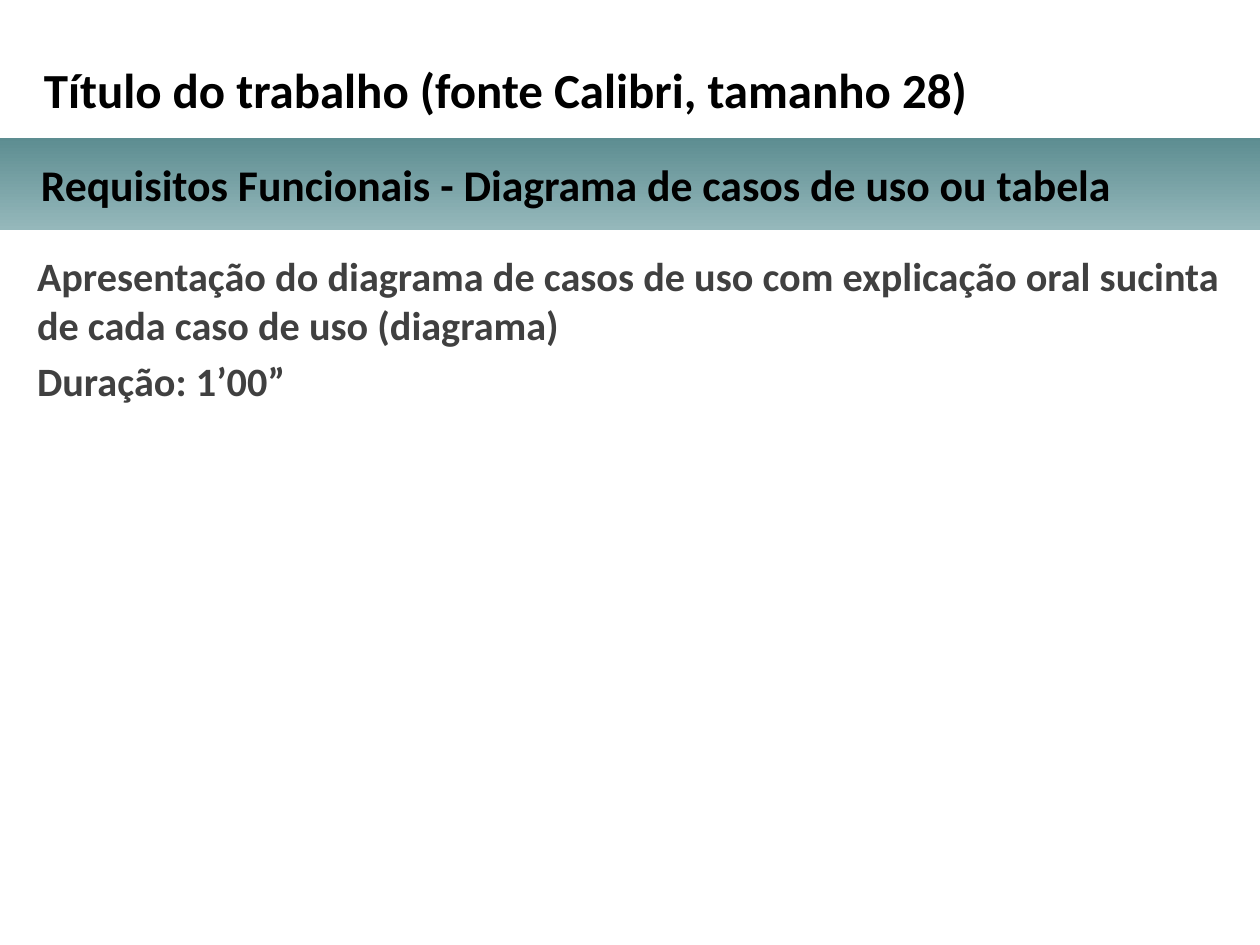
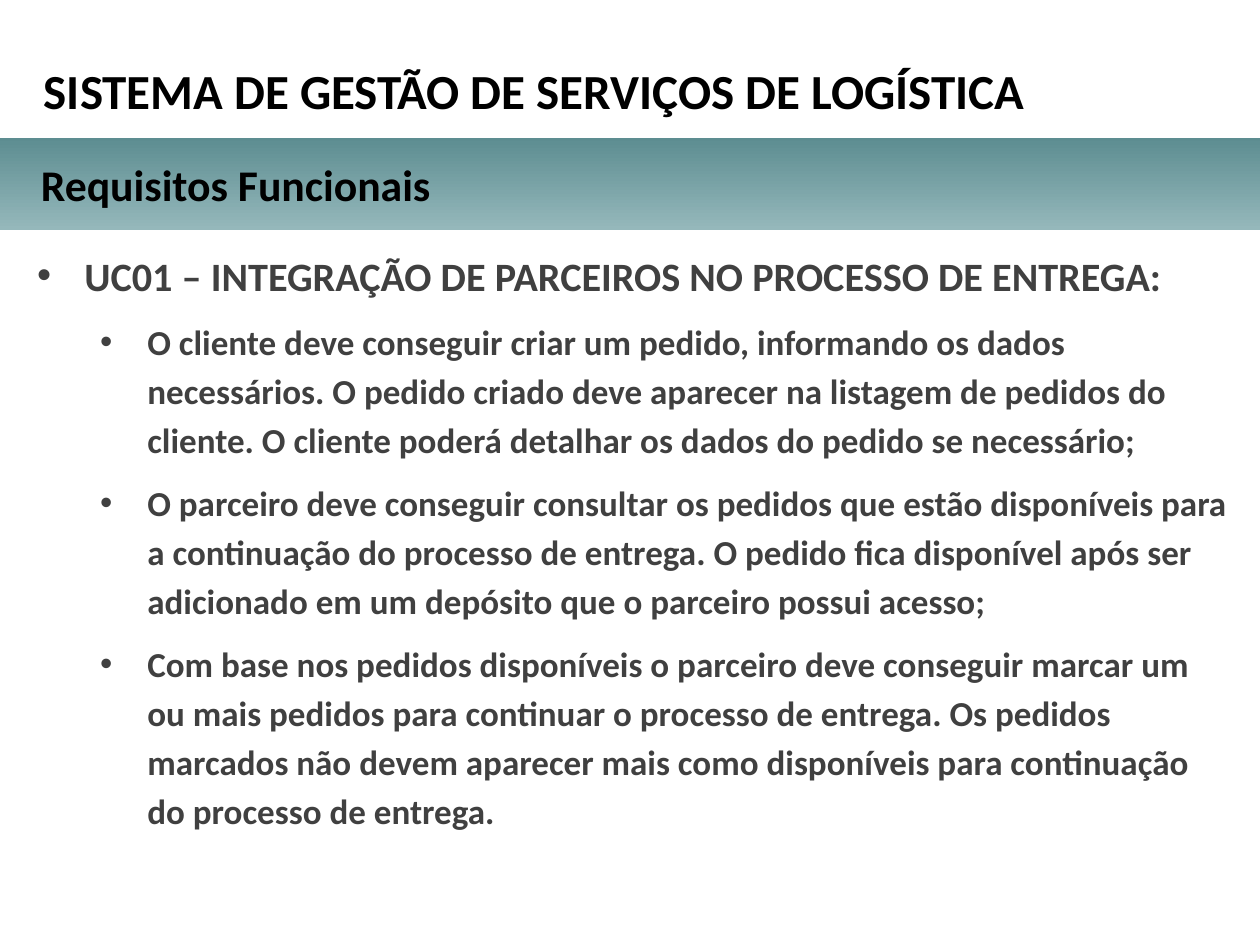
Before and after one commit to paulooorg/tcc-asd, a slide deck: slide 3 of docs/apresentacao.pptx. Drawn at 1260x945 pixels with LibreOffice and Linux fonts; fonts in the diff are those of the drawing; background and template pictures are left out. Boxes give left, top, right and bottom in pixels: in the first picture for what was removed or moved away, otherwise in the second. Text is boxed around its words. In the diff, an @@ line names an element or a change of style, - is before the commit and + after.

Commit message:
Adiciona aquivos do TCC

```diff
--- a/docs/apresentacao.pptx
+++ b/docs/apresentacao.pptx
@@ text at (44,68,1024,118): text changed @@
-Título do trabalho (fonte Calibri, tamanho 28)
+SISTEMA DE GESTÃO DE SERVIÇOS DE LOGÍSTICA
@@ text at (41,170,430,208): text changed @@
-Requisitos Funcionais - Diagrama de casos de uso ou tabela
+Requisitos Funcionais
@@ text at (84,258,1226,830): text changed; size 23 to 20 pt @@
-Apresentação do diagrama de casos de uso com explicação oral sucinta de cada caso de uso (diagrama)
-Duração: 1’00”
+• UC01 – INTEGRAÇÃO DE PARCEIROS NO PROCESSO DE ENTREGA:
+  • O cliente deve conseguir criar um pedido, informando os dados necessários. O pedido criado deve aparecer na listagem de pedidos do cliente. O cliente poderá detalhar os dados do pedido se necessário;
+  • O parceiro deve conseguir consultar os pedidos que estão disponíveis para a continuação do processo de entrega. O pedido fica disponível após ser adicionado em um depósito que o parceiro possui acesso;
+  • Com base nos pedidos disponíveis o parceiro deve conseguir marcar um ou mais pedidos para continuar o processo de entrega. Os pedidos marcados não devem aparecer mais como disponíveis para continuação do processo de entrega.
```
Also in this commit, not shown: 8 other slides changed, 15 slides added, 2 slides removed, 15 other files.
